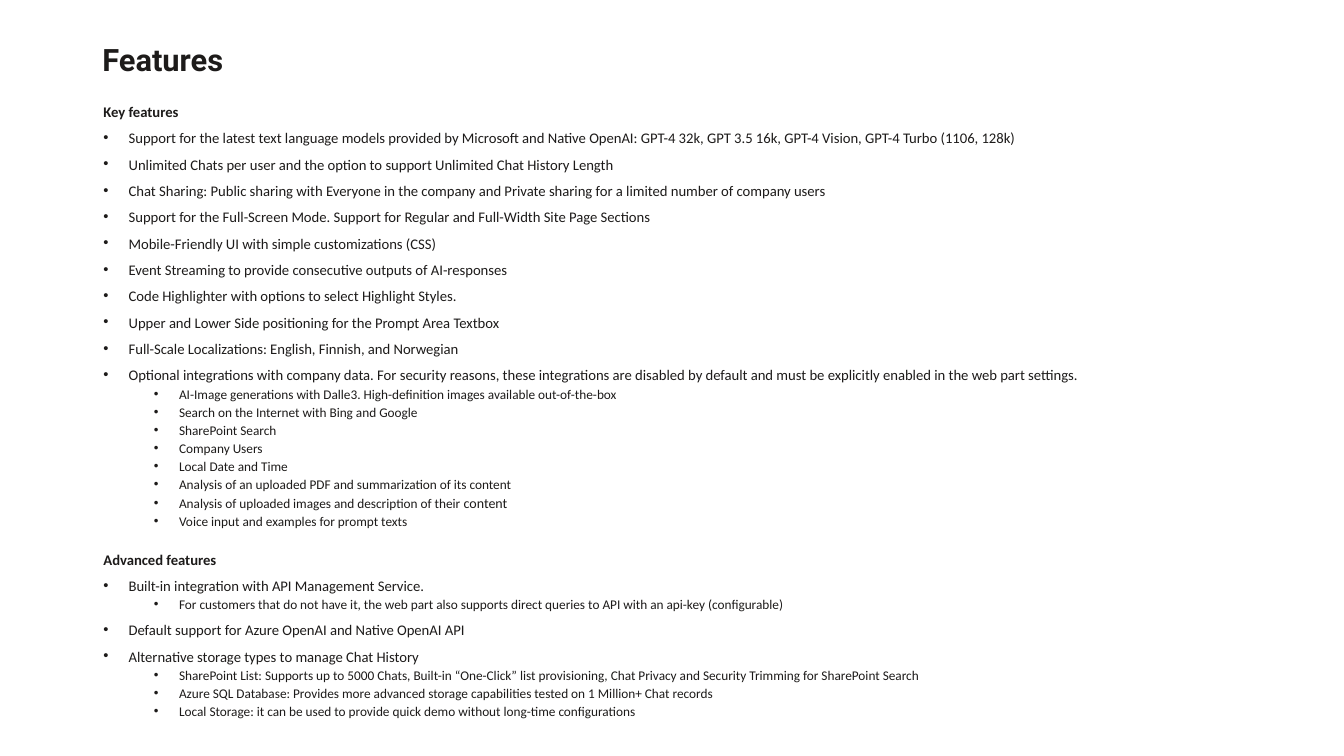
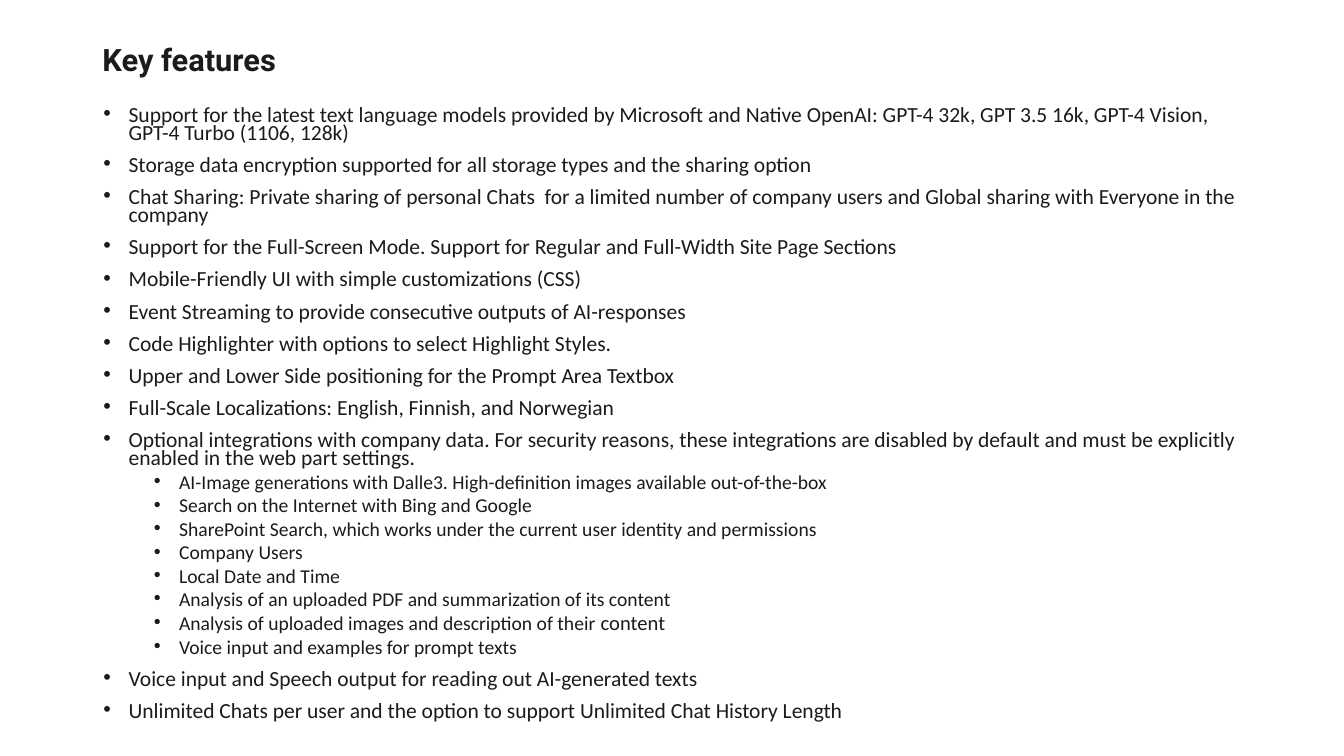
Before and after one commit to Paul-Borisov/react-azure-open-ai-chat-web-part-spfx, a slide deck: slide 6 of docs/azure-openai-chat-web-part-presentation.pptx. Drawn at 1344x756 pixels with LibreOffice and Linux fonts; fonts in the diff are those of the drawing. Boxes give left, top, right and bottom in pixels: in the first picture for what was removed or moved away, otherwise in the second. Text is boxed around its words. In the diff, an @@ line names an element or a change of style, - is before the commit and + after.

```diff
--- a/docs/azure-openai-chat-web-part-presentation.pptx
+++ b/docs/azure-openai-chat-web-part-presentation.pptx
@@ title at <box>102,47,276,78</box>: text changed @@
-Features
+Key features
@@ text at <box>103,107,179,120</box>: paragraph removed @@
-Key features
@@ text at <box>129,107,1235,657</box>: size 10.4 to 15.4 pt in "Support for the latest text language models ...", "Support for the Full-Screen Mode. Support for ...", "Mobile-Friendly UI with simple customizations (CSS)", "Event Streaming to provide consecutive outputs of ..." and 4 more places; size 9.5 to 14 pt in "AI-Image generations with Dalle3. High-definition images ava ...", "Search on the Internet with Bing and ...", "Company Users", "Local Date and Time" and 3 more places; size 10 to 14.7 pt in "content" @@
@@ text at <box>129,157,1234,226</box>: text changed; size 10.4 to 15.4 pt @@
-• Unlimited Chats per user and the option to support Unlimited Chat History Length
-• Chat Sharing: Public sharing with Everyone in the company and Private sharing for a limited number of company users
+• Storage data encryption supported for all storage types and the sharing option
+• Chat Sharing: Private sharing of personal Chats for a limited number of company users and Global sharing with Everyone in the company
@@ text at <box>179,522,816,539</box>: text changed; size 9.5 to 14 pt @@
-  • SharePoint Search
+  • SharePoint Search, which works under the current user identity and permissions
@@ text at <box>129,671,842,722</box>: text changed; size 9.5 to 15.4 pt @@
-Advanced features
-• Built-in integration with API Management Service.
-  • For customers that do not have it, the web part also supports direct queries to API with an api-key (configurable)
-• Default support for Azure OpenAI and Native OpenAI API
-• Alternative storage types to manage Chat History
-  • SharePoint List: Supports up to 5000 Chats, Built-in “One-Click” list provisioning, Chat Privacy and Security Trimming for SharePoint Search
-  • Azure SQL Database: Provides more advanced storage capabilities tested on 1 Million+ Chat records
-  • Local Storage: it can be used to provide quick demo without long-time configurations
+• Voice input and Speech output for reading out AI-generated texts
+• Unlimited Chats per user and the option to support Unlimited Chat History Length
```
Also in this commit, not shown: 3 other slides changed, 1 slide added, 5 other files.
